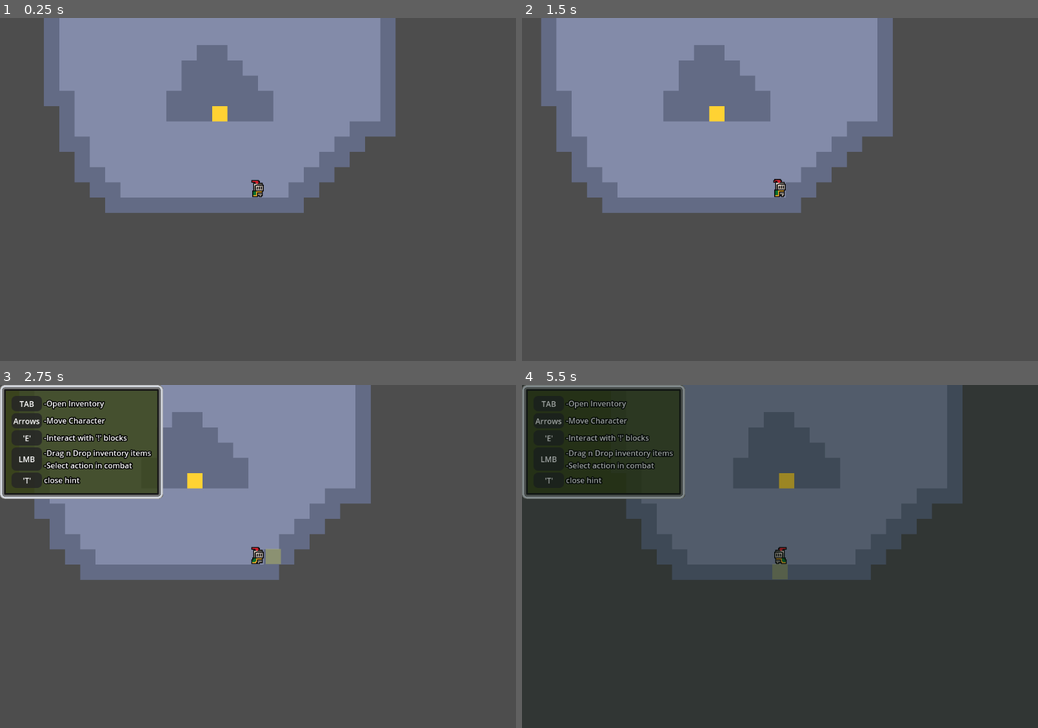
Above: before the commit, frames 1-4 (two rows, left to right).
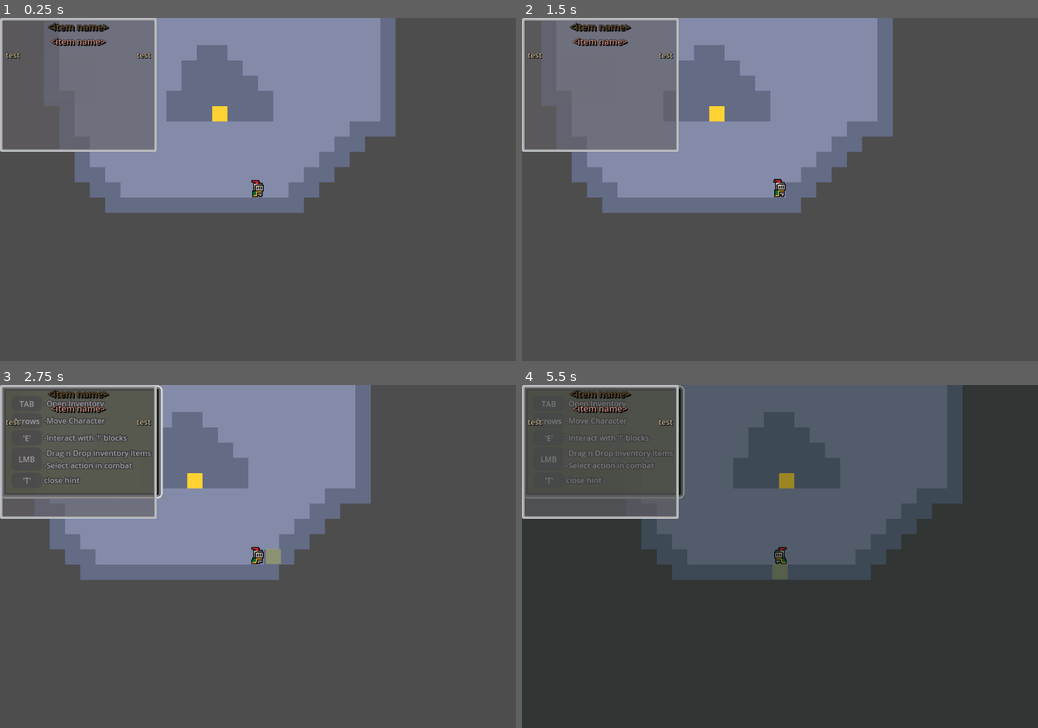
Above: after the commit, the same moments.

Repository: JosiahKey/new-beginnings-version-0.1.0
Game: Godot game, scene res://Scenes/main.tscn
The game is run twice, just before and just after one commit, with the same random seed, the same clock (stepped at 60 frames per second) and the same inputs.
Inputs (mouse positions are in pixels of both pictures, inside the frame that each line leads up to):
- Up to frame 1 (0.25 s): no input
- Up to frame 2 (1.5 s): tap Enter at 0.5 s; move the mouse to (893, 172) at 0.52 s; hold Right (ui_right) 0.53-1.25 s; click (893, 172) at 0.6 s; tap Space at 1.25 s; drag from (676, 206) to (795, 189) at 1.27 s
- Up to frame 3 (2.75 s): tap Enter at 2 s; move the mouse to (309, 481) at 2.02 s; hold Right (ui_right) from 2.03 s (still down); hold T (hidehint) from 2.03 s (still down)
- Up to frame 4 (5.5 s): release Right (ui_right) at 2.75 s; release T (hidehint) at 2.75 s; tap Space at 2.75, 5 s; drag from (754, 625) to (718, 481) at 2.77 s; tap Enter at 3.5 s; move the mouse to (934, 607) at 3.52 s; hold Left (ui_left) 3.53-4.25 s; hold E (Interact) 3.53-4.25 s; drag from (625, 505) to (702, 470) at 4.27 s; move the mouse to (805, 556) at 5.02 s; hold Down (ui_down) from 5.03 s (still down); click (805, 556) at 5.1 s

The runs differ from the first frame. In frame 1, 7.2% of the frame differs, in the area x 0-31%, y 0-40%; in frame 2, 8.7%; in frame 3, 10%; in frame 4, 10%.
Error in both runs: Attempt to call function 'get_as_text' in base 'null instance' on a null instance. (res://Globals/player_data.gd:53)

Commit message:
tooltip.gd
-fixed items don't compare stats they don't have

Diff:
--- a/Globals/tooltip.gd
+++ b/Globals/tooltip.gd
@@ -30,7 +30,10 @@
 		for i in range(GameData.item_stats.size()):
 			var stat_name = GameData.item_stats[i]
 			var stat_readable = GameData.item_stats_readable[i]
-			if GameData.item_data[item_id][stat_name] != 0:
+			var equipped_id = PlayerData.equipment_data[GameData.item_data[item_id]["equipmentSlot"]]
+			if(equipped_id == 0):
+				equipped_id = item_id
+			if (GameData.item_data[item_id][stat_name] != 0 or GameData.item_data[equipped_id][stat_name] != 0):
 				var stat_value = int(GameData.item_data[item_id][stat_name])
 				get_node("CanvasLayer/Tooltip/M/V/Stat" + str(ui_iterator) + "/Stat").text = stat_readable + ": +" + str(stat_value)
 				if GameData.item_data[item_id]["equipmentSlot"] != null and origin == "Inventory":
--- a/Globals/tooltip.tscn
+++ b/Globals/tooltip.tscn
@@ -15,12 +15,11 @@
 
 [node name="Tooltip" type="NinePatchRect" parent="CanvasLayer"]
 unique_name_in_owner = true
-visible = false
 z_index = 4
 texture_filter = 1
 custom_minimum_size = Vector2(320, 192)
 offset_right = 328.0
-offset_bottom = 243.0
+offset_bottom = 281.0
 texture = ExtResource("2_eni05")
 patch_margin_left = 6
 patch_margin_top = 6
@@ -190,3 +189,41 @@
 theme_override_colors/font_outline_color = Color(0, 0, 0, 1)
 theme_override_constants/outline_size = 2
 horizontal_alignment = 2
+
+[node name="Stat7" type="HBoxContainer" parent="CanvasLayer/Tooltip/M/V"]
+layout_mode = 2
+
+[node name="Stat" type="Label" parent="CanvasLayer/Tooltip/M/V/Stat7"]
+layout_mode = 2
+theme_override_colors/font_color = Color(0.7850271, 0.7349965, 0.6009196, 1)
+theme_override_colors/font_shadow_color = Color(0, 0, 0, 1)
+theme_override_colors/font_outline_color = Color(0, 0, 0, 1)
+theme_override_constants/outline_size = 2
+
+[node name="Diff" type="Label" parent="CanvasLayer/Tooltip/M/V/Stat7"]
+layout_mode = 2
+size_flags_horizontal = 10
+theme_override_colors/font_color = Color(0.7850271, 0.7349965, 0.6009196, 1)
+theme_override_colors/font_shadow_color = Color(0, 0, 0, 1)
+theme_override_colors/font_outline_color = Color(0, 0, 0, 1)
+theme_override_constants/outline_size = 2
+horizontal_alignment = 2
+
+[node name="Stat8" type="HBoxContainer" parent="CanvasLayer/Tooltip/M/V"]
+layout_mode = 2
+
+[node name="Stat" type="Label" parent="CanvasLayer/Tooltip/M/V/Stat8"]
+layout_mode = 2
+theme_override_colors/font_color = Color(0.7850271, 0.7349965, 0.6009196, 1)
+theme_override_colors/font_shadow_color = Color(0, 0, 0, 1)
+theme_override_colors/font_outline_color = Color(0, 0, 0, 1)
+theme_override_constants/outline_size = 2
+
+[node name="Diff" type="Label" parent="CanvasLayer/Tooltip/M/V/Stat8"]
+layout_mode = 2
+size_flags_horizontal = 10
+theme_override_colors/font_color = Color(0.7850271, 0.7349965, 0.6009196, 1)
+theme_override_colors/font_shadow_color = Color(0, 0, 0, 1)
+theme_override_colors/font_outline_color = Color(0, 0, 0, 1)
+theme_override_constants/outline_size = 2
+horizontal_alignment = 2
